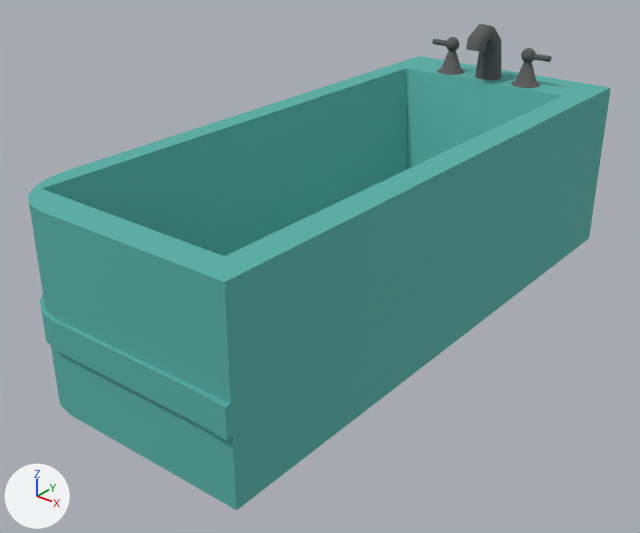
Before and after pictures for a commit that changed the FBX model Ripple Effect/Assets/Resources/Models/RoomModels/RE_RBathTub.FBX.
Both versions are drawn from a 50 mm camera at (2.37, -3.2, 2.13) aimed at (-0.02, -0.22, 0.28). Lighting does not change. The marker at lower left points along +X, +Y and +Z. Where no turn or scale is listed for an object, it has been applied to the vertices.

Script lines for the objects in view, before the commit:
```python
mat_metal = principled_material('Metal')
mat_metal.base_color = (0.106, 0.106, 0.106)  # dark grey #5c5c5c
mat_metal.roughness = 0.859
mat_porcilain = principled_material('Porcilain')
mat_porcilain.base_color = (0.0941, 0.439, 0.396)  # cyan #56b1a9
mat_porcilain.roughness = 0.859
me_mesh = bpy.data.meshes.new('Mesh')
me_mesh.from_pydata(...)  # 437 vertices, 379 faces; spans x -0.63..0.63, y -1.51..1.51, z 0.01..1.21
# faces by material slot: [277, 102]
me_mesh.materials.append(mat_metal)  # dark grey #5c5c5c
me_mesh.materials.append(mat_porcilain)  # cyan #56b1a9
ob_re_rbathtub = bpy.data.objects.new('RE_RBathTub', me_mesh)
ob_re_rbathtub.location = (0.0, 0.0, 0.0)
```
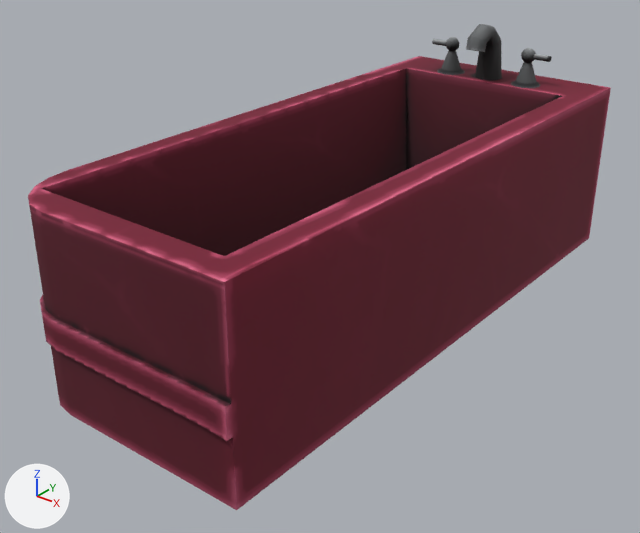
Boxes [x1, y1, x2, y2] around the edits, measured in the pictures (640 x 533 px):
'RE_RBathTub', surface changed (cyan to brown)
    both: [28, 24, 611, 510]

The edits, one by one:
Picture 'Albedo_Porcilain.png' (img_albedo_porcilain_png) is new.
Picture 'Albedo_Metal.png' (img_albedo_metal_png) is new.
In material 'Metal' (mat_metal), base_color is no longer (0.106, 0.106, 0.106), dark grey #5c5c5c.
In material 'Metal' (mat_metal), texture is now set to img_albedo_metal_png, with its transparency.
In material 'Porcilain' (mat_porcilain), base_color is no longer (0.0941, 0.439, 0.396), cyan #56b1a9.
In material 'Porcilain' (mat_porcilain), texture is now set to img_albedo_porcilain_png, with its transparency.
me_mesh has 437 vertices, 379 faces and spans x -0.63..0.63, y -1.51..1.51, z 0.01..1.21.
me_mesh is used by ob_re_rbathtub; location (0.0, 0.0, 0.0).
me_mesh part 1: texture (UV) coordinates of 379 of 379 faces, centred in x -0.63..0.63, y -1.51..1.51, z 0.01..1.2, changed; they spanned u 0.0..0.99, v 0.0..0.99 and now span u 0.02..1.0, v 0.0..0.74.
